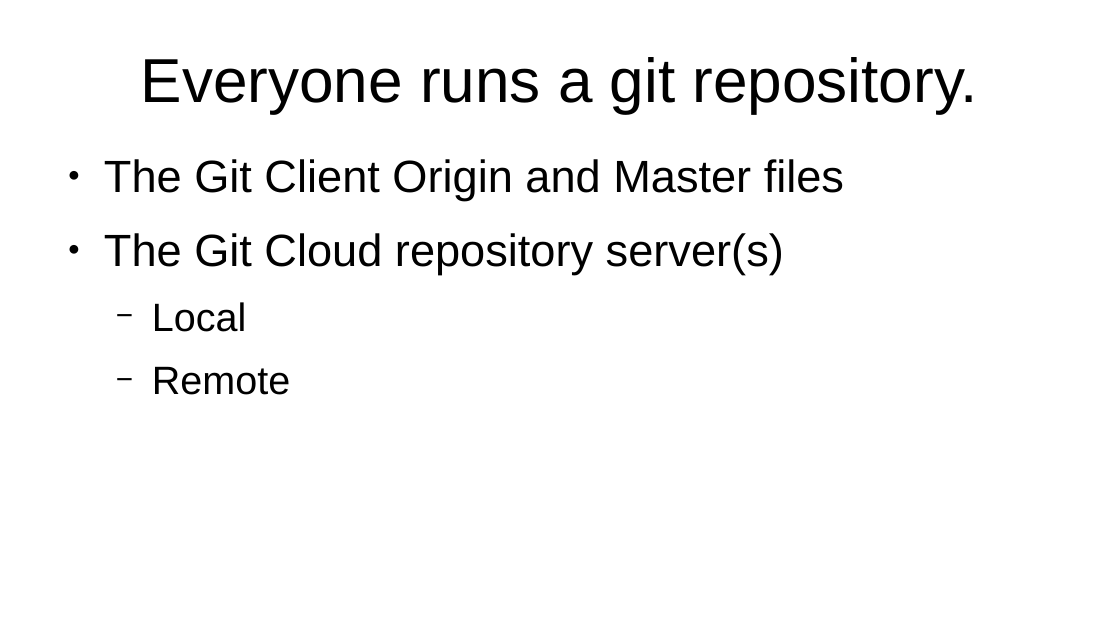
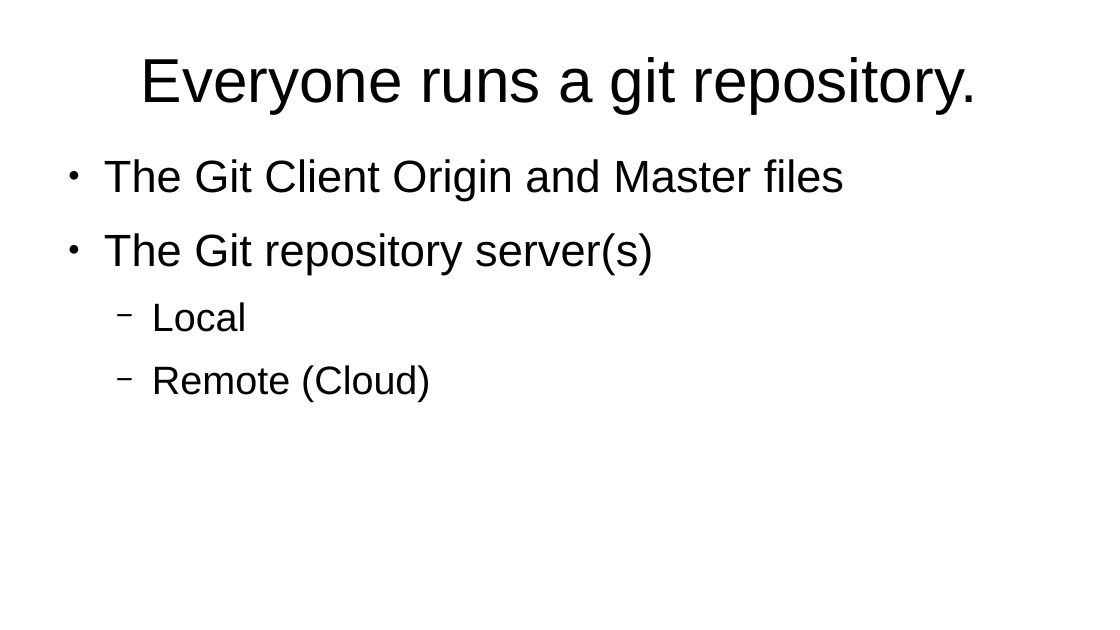
Before and after one commit to flintiii/TenStatementGit, a slide deck: slide 28 of vm_workshop_presentation.odp. Drawn at 1120x630 pixels with LibreOffice and Linux fonts; fonts in the diff are those of the drawing. Boxes give left, top, right and bottom in pixels: in the first picture for what was removed or moved away, otherwise in the second. Text is boxed around its words. In the diff, an @@ line names an element or a change of style, - is before the commit and + after.

```diff
--- a/vm_workshop_presentation.odp
+++ b/vm_workshop_presentation.odp
@@ text at box(104, 233, 653, 275): text changed @@
-● The Git Cloud repository server(s)
+● The Git repository server(s)
@@ text at box(152, 365, 430, 402): text changed @@
-  − Remote
+  − Remote (Cloud)
```
Also in this commit, not shown: 16 other slides changed, 3 slides added, 2 slides removed.
